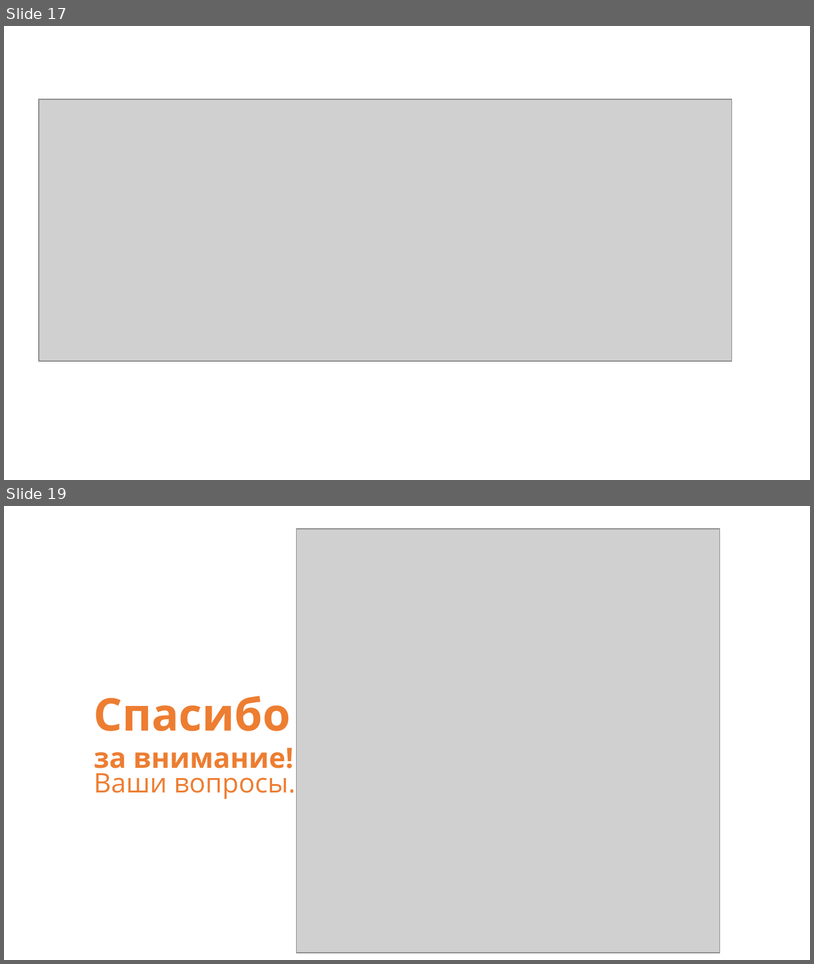
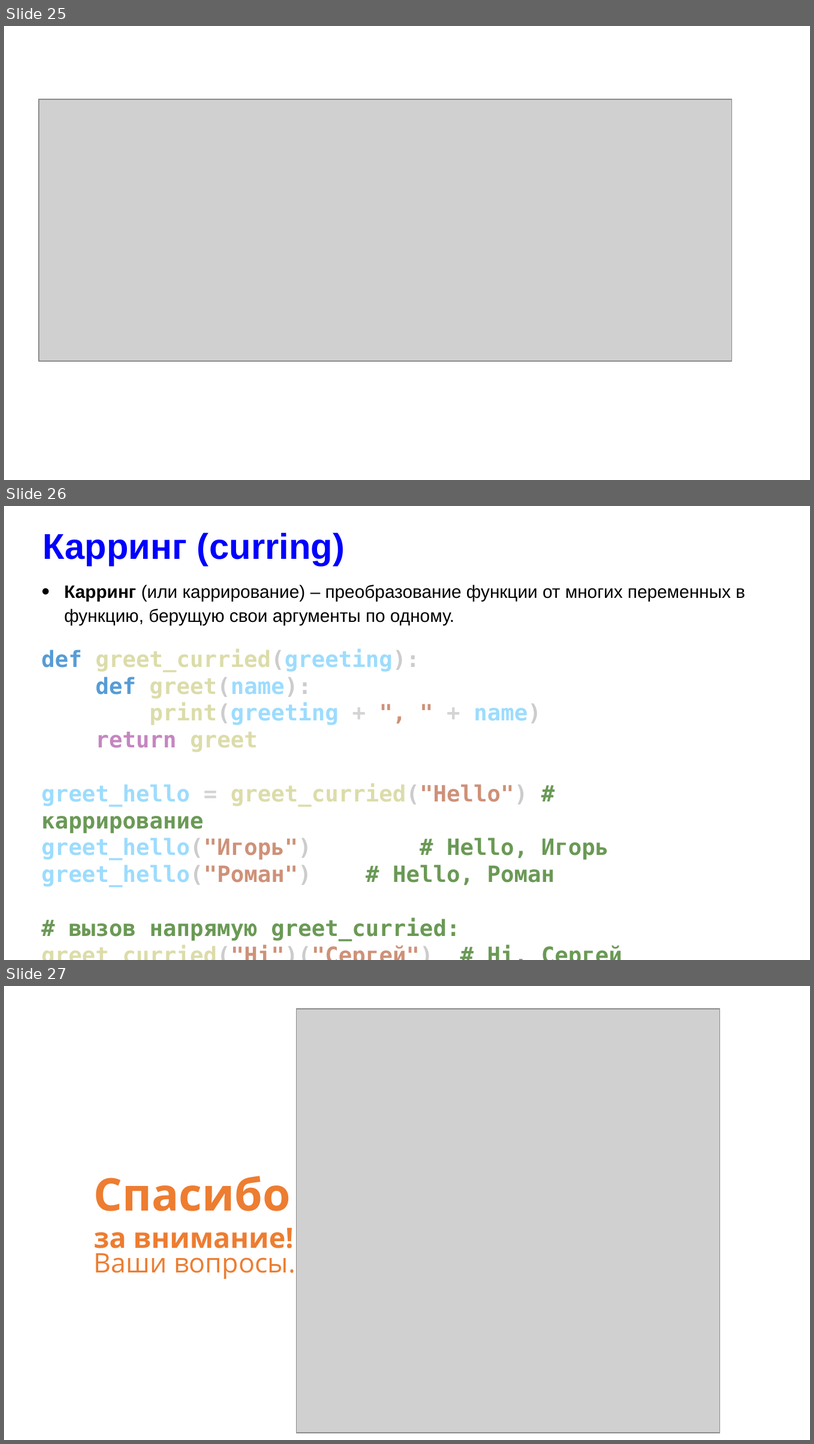
Before and after one commit to ookotukoo/pt-2.1-from-11.11, a slide deck: m1/ppt/1.pptx. Shown one above the other, each under a label of ours: slides 17 and 19 before the commit, slides 25, 26 and 27 after it; the slides between them are not shown. The pictures are 814x964 and 814x1444 pixels, drawn with LibreOffice and Linux fonts; fonts in the diff are those of the drawing; grey boxes stand for pictures; background and template pictures are left out. Boxes give left, top, right and bottom in pixels: in the first picture for what was removed or moved away, otherwise in the second. Text is boxed around its words. In the diff, an @@ line names an element or a change of style, - is before the commit and + after.

```diff
--- a/m1/ppt/1.pptx
+++ b/m1/ppt/1.pptx
@@ slide 26 added at box(4, 506, 810, 960), background #FFFFFF @@
@@ title added at box(42, 532, 345, 565), 32 pt, text #0000FF, bold @@
+Карринг (curring)
@@ text added at box(64, 585, 746, 625), 16 pt, text #000000 @@
+• Карринг (или каррирование) – преобразование функции от многих переменных в функцию, берущую свои аргументы по одному.
@@ text added at box(41, 649, 609, 940), 20 pt, text #6A9955, bold @@
+def greet_curried(greeting):
+def greet(name):
+print(greeting + ", " + name)
+return greet
+greet_hello = greet_curried("Hello") # каррирование
+greet_hello("Игорь") # Hello, Игорь
+greet_hello("Роман") # Hello, Роман
+# вызов напрямую greet_curried:
+greet_curried("Hi")("Сергей") # Hi, Сергей
@@ what was slide 17 is now slide 25 @@
@@ what was slide 19 is now slide 27 @@
```
Also in this commit, not shown: 3 slides changed, 8 other slides added, 1 slide removed, 7 other files.
